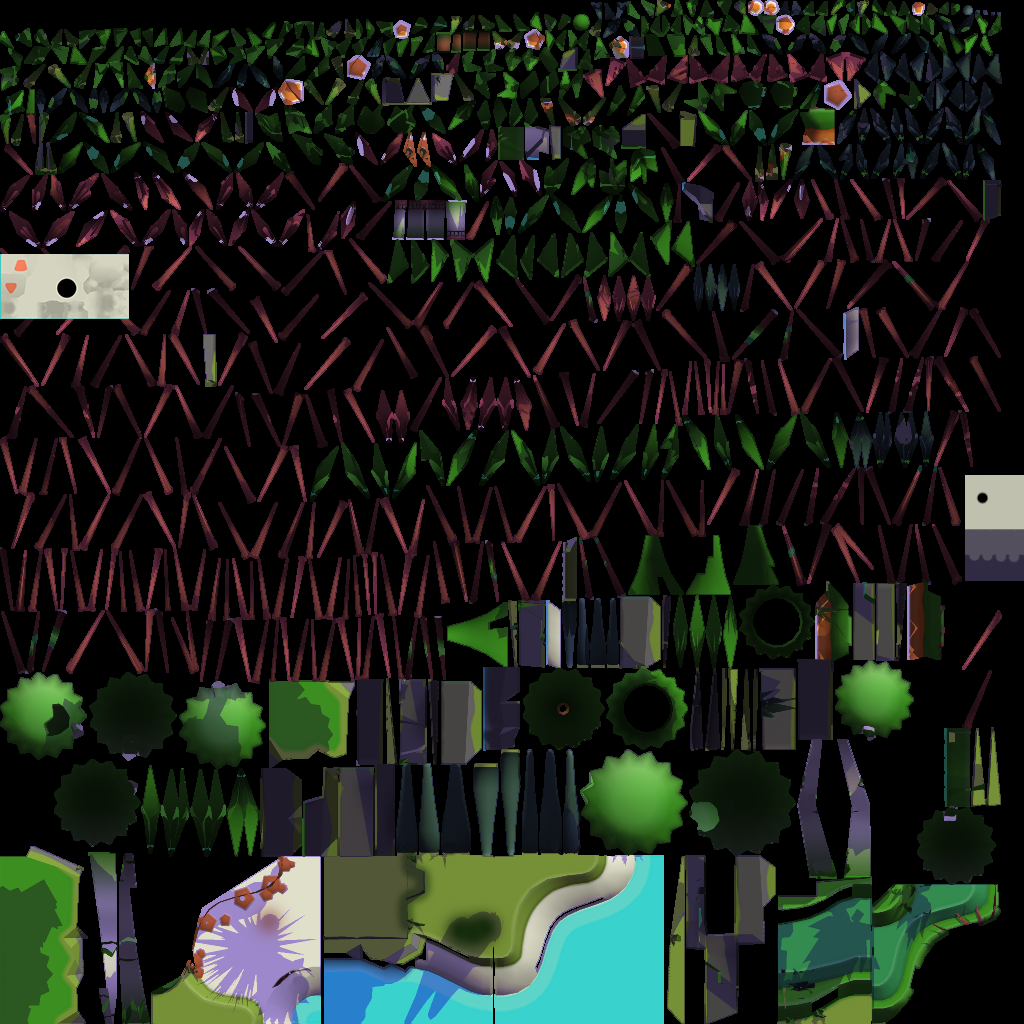
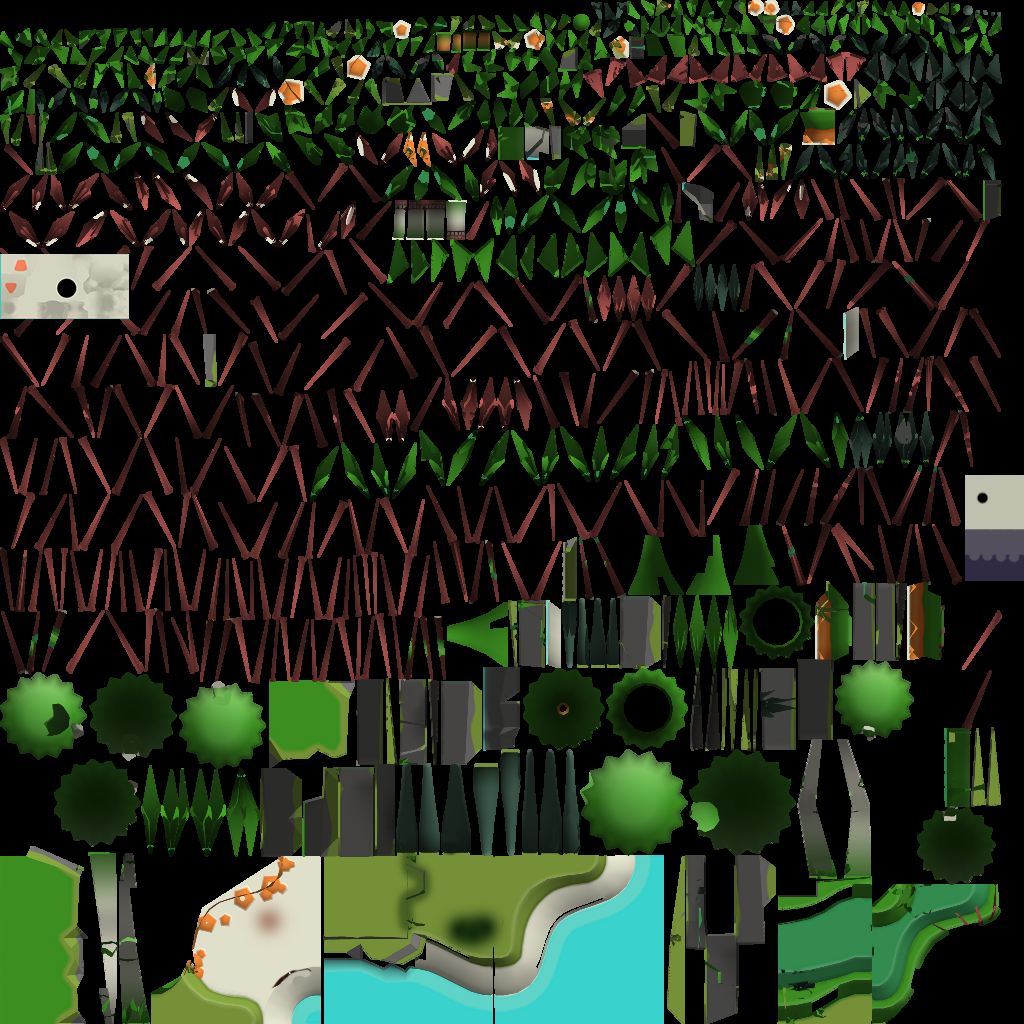
Revision of a layered (1024, 1024) image; what changed, layer by layer:
hid "Layer 0" over (x1=0, y1=0, x2=1002, y2=1024)
